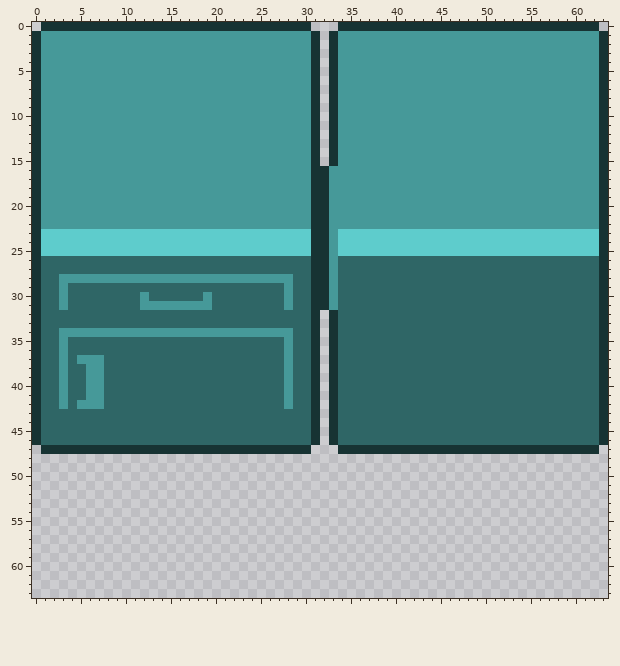
Pixel-art file -- Sprites/counter.aseprite. This is how it looked before the edit.
64x64 pixels, 1 frame. The old version is drawn lined up with the new one.
New version:
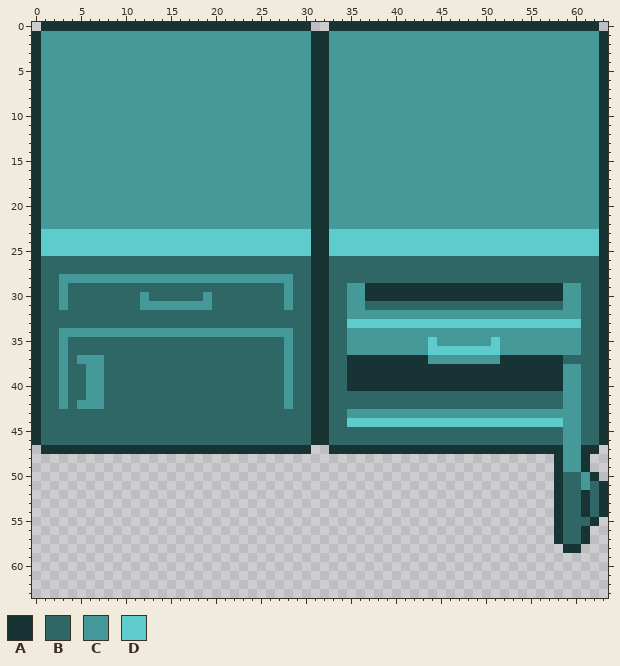
Palette (. is transparent): A #173333  B #2f6666  C #469999  D #5ecccc
Edits made:
whole drawing moved by +0,-16 (the old picture is shown already moved)
Changed rows in their new state; - is an unchanged pixel.
first column x 32:
 0 -A
 1 AC
 2 AC
 3 AC
 4 AC
 5 AC
 6 AC
 7 AC
 8 AC
 9 AC
10 AC
11 AC
12 AC
13 AC
14 AC
15 AC
first column x 32:
23 -D------------------------------
24 -D------------------------------
25 -D------------------------------
26 -B------------------------------
27 -B------------------------------
28 -B------------------------------
29 -B-CCAAAAAAAAAAAAAAAAAAAAAACC---
30 -B-CCAAAAAAAAAAAAAAAAAAAAAACC---
31 -B-CC----------------------CC---
32 AB-CCCCCCCCCCCCCCCCCCCCCCCCCC---
33 AB-DDDDDDDDDDDDDDDDDDDDDDDDDD---
34 AB-CCCCCCCCCCCCCCCCCCCCCCCCCC---
35 AB-CCCCCCCCCDCCCCCCDCCCCCCCCC---
36 AB-CCCCCCCCCDDDDDDDDCCCCCCCCC---
37 AB-AAAAAAAAACCCCCCCCAAAAAAA-----
38 AB-AAAAAAAAAAAAAAAAAAAAAAAACC---
39 AB-AAAAAAAAAAAAAAAAAAAAAAAACC---
40 AB-AAAAAAAAAAAAAAAAAAAAAAAACC---
41 AB-------------------------CC---
42 AB-------------------------CC---
43 AB-CCCCCCCCCCCCCCCCCCCCCCCCCC---
44 AB-DDDDDDDDDDDDDDDDDDDDDDDDCC---
45 AB-------------------------CC---
46 AB-------------------------CC---
47 -A-------------------------CC---
48 --------------------------ACCA--
49 --------------------------ACCA--
50 --------------------------ABBCA-
51 --------------------------ABBCBA
52 --------------------------ABBABA
53 --------------------------ABBABA
54 --------------------------ABBABA
55 --------------------------ABBBA-
56 --------------------------ABBA--
57 --------------------------ABBA--
58 ---------------------------AA---
Where, in picture pixels (left, top, right, bottom), the same in both pictures:
changed: (320, 22, 338, 166)
changed: (320, 229, 608, 553)
